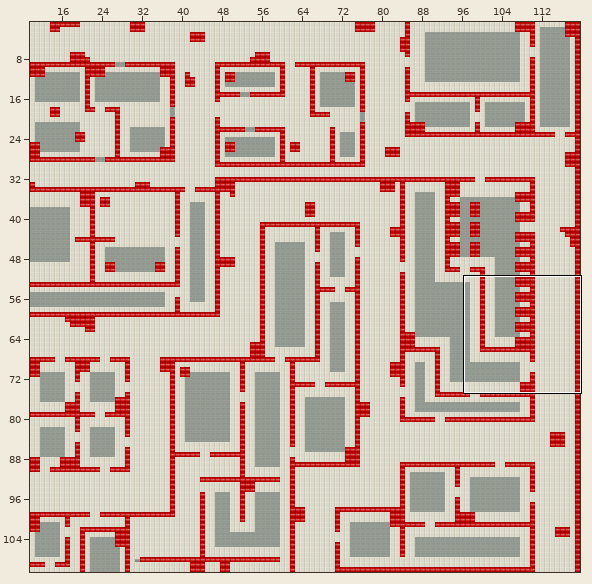
Tiled map: data/map/area02.tmx. Above, an overview of the earlier version with the close-up marked.
Close-up. Earlier state:
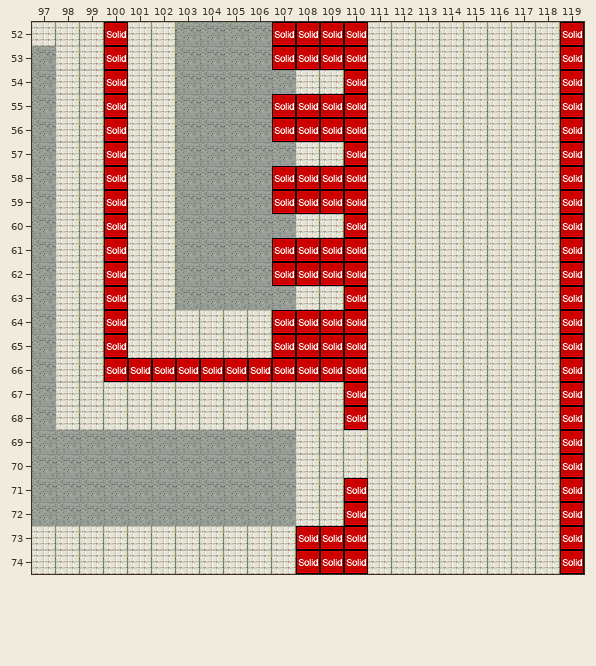
Cells are 32x32 px. Shown: x 97..119, y 52..74. The commit also changed other parts of the map, which this record leaves out.
The result:
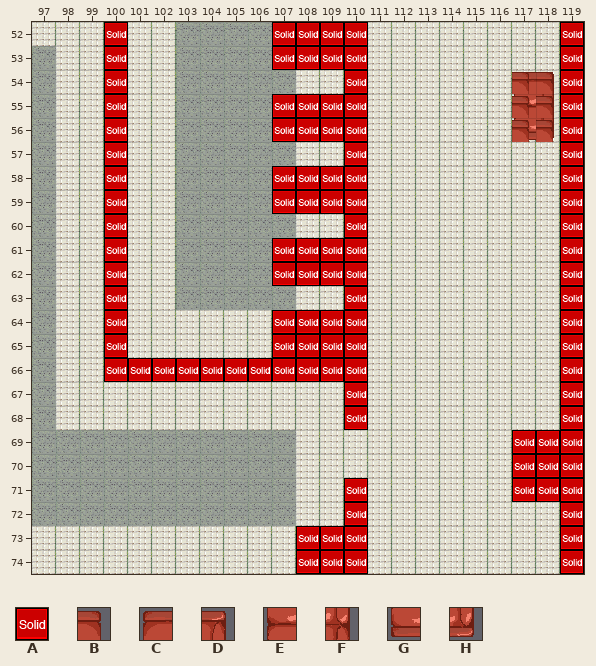
Key: from "metatiles32x32": A 0 "solid"; from "textures": B 173, C 174, D 175, E 189, F 190, G 204, H 205.
_ is an empty cell.
The exact change:
Changed rows in their new state; . is an unchanged cell.
Layer "wall":
first column x 117:
54 CD
55 EF
56 GH
Layer "collision":
first column x 117:
54 BB
55 BB
56 BB
first column x 117:
69 AA
70 AA
71 AA
Changed places in both close-ups, as pixel boxes (x1, y1, x2, y2):
added: (512, 72, 554, 142)
added: (512, 430, 560, 502)
